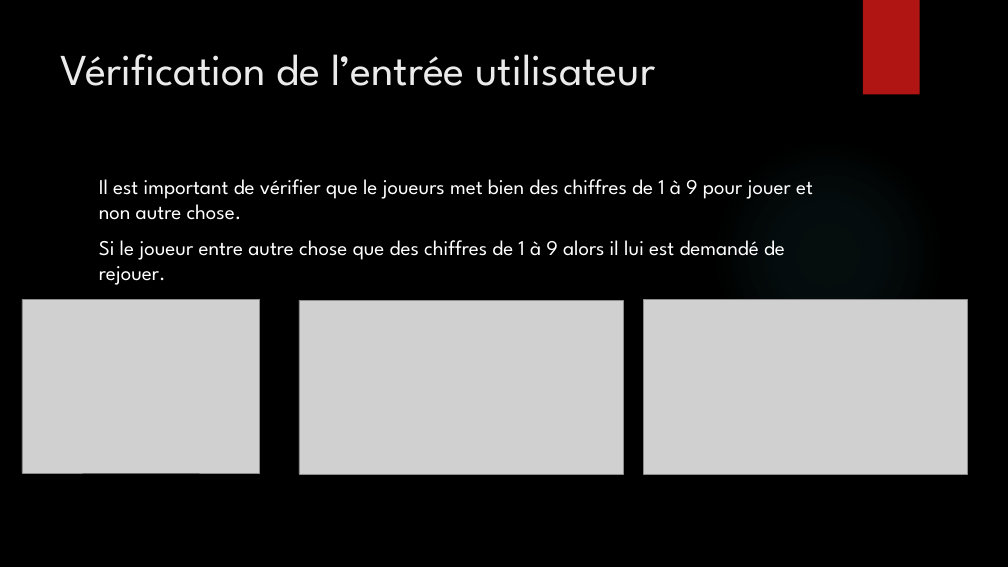
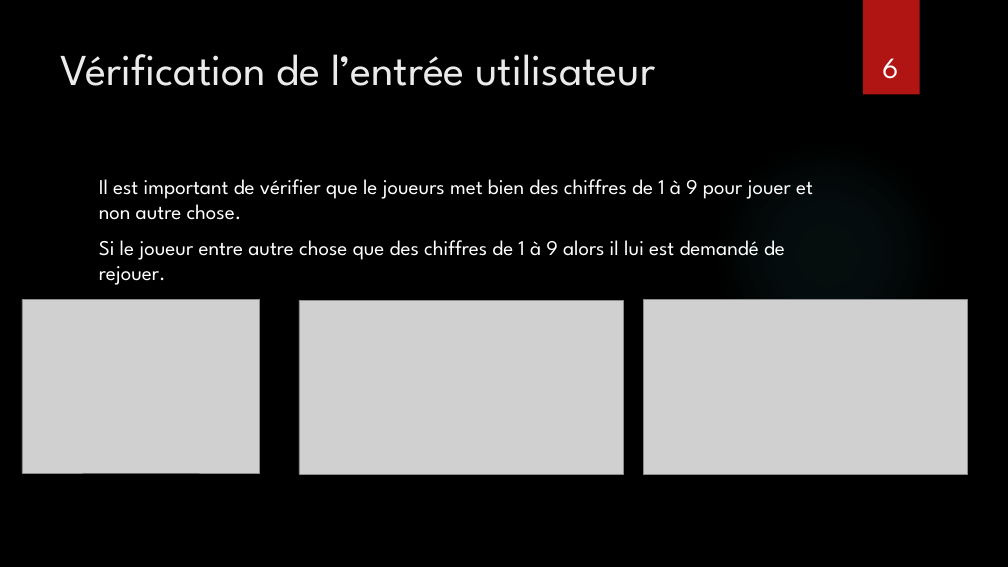
Before and after one commit to Miriakus/Morpion, a slide deck: slide 6 of Création d’un Morpion en C++.pptx. Drawn at 1008x567 pixels with LibreOffice and Linux fonts; fonts in the diff are those of the drawing; grey boxes stand for pictures; background and template pictures are left out. Boxes give left, top, right and bottom in pixels: in the first picture for what was removed or moved away, otherwise in the second. Text is boxed around its words. In the diff, an @@ line names an element or a change of style, - is before the commit and + after.

```diff
--- a/Création d’un Morpion en C++.pptx
+++ b/Création d’un Morpion en C++.pptx
@@ page number added at [882, 58, 898, 79], 28 pt, text #FFFFFF @@
+6
```
Also in this commit, not shown: 8 other slides changed.
